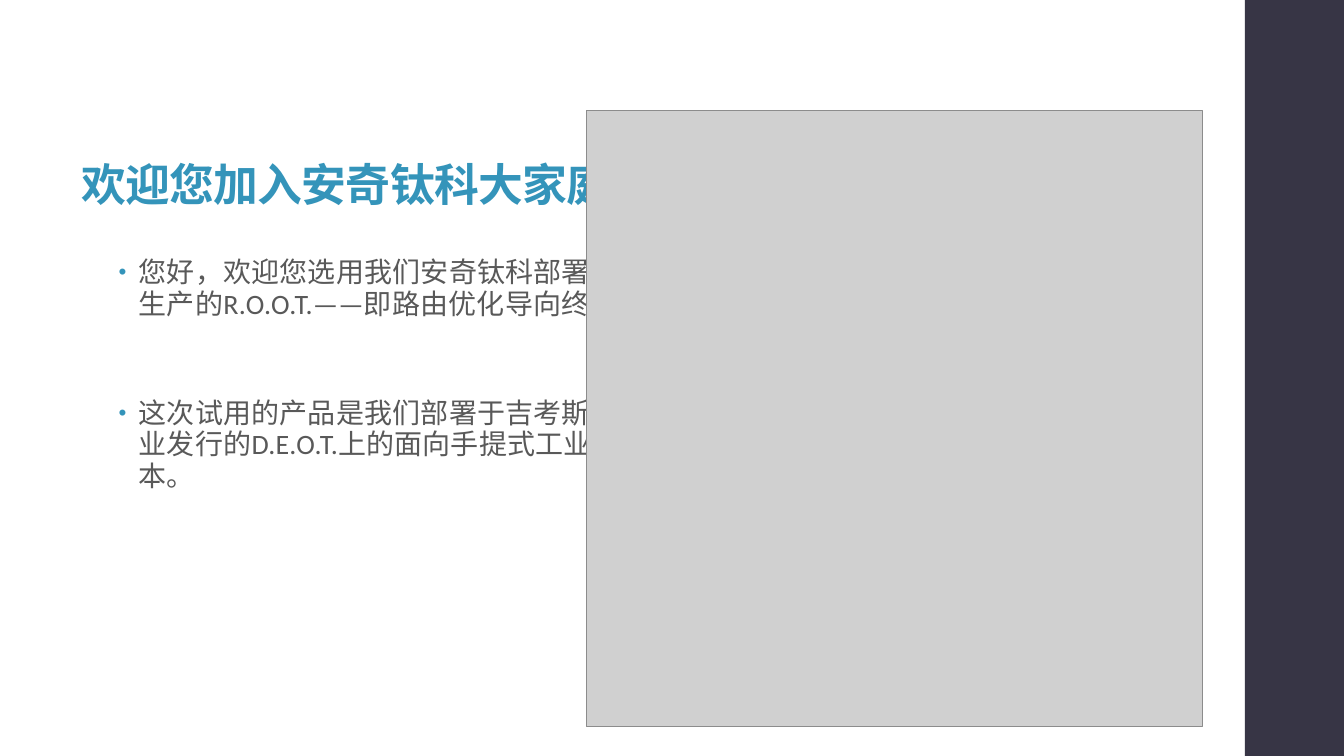
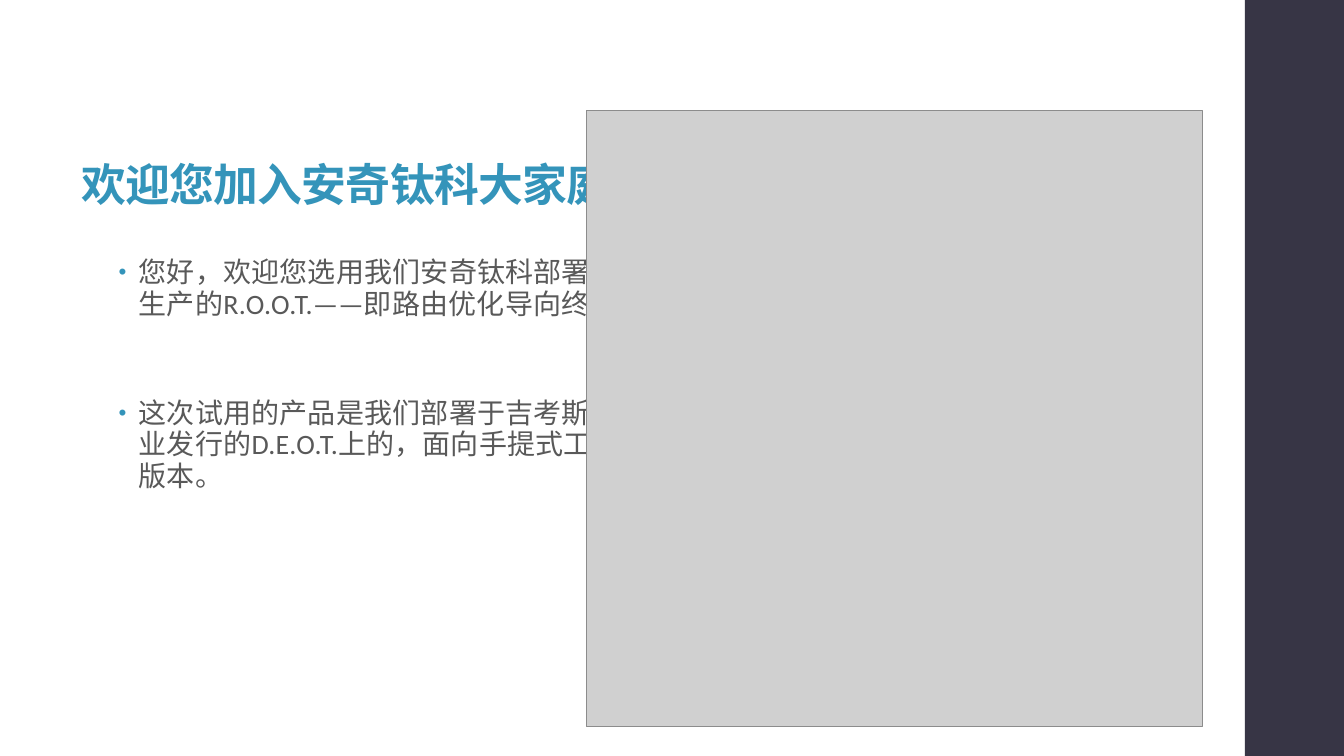
Before and after one commit to syx007/GamePlayGround, a slide deck: slide 2 of document/ROOT 操作指南.pptx. Drawn at 1344x756 pixels with LibreOffice and Linux fonts; fonts in the diff are those of the drawing; grey boxes stand for pictures. Boxes give left, top, right and bottom in pixels: in the first picture for what was removed or moved away, otherwise in the second. Text is boxed around its words. In the diff, an @@ line names an element or a change of style, - is before the commit and + after.

```diff
--- a/document/ROOT 操作指南.pptx
+++ b/document/ROOT 操作指南.pptx
@@ text at [139,395,620,488]: text changed @@
-• 这次试用的产品是我们部署于吉考斯工业发行的D.E.O.T.上的面向手提式工业版本。
+• 这次试用的产品是我们部署于吉考斯工业发行的D.E.O.T.上的，面向手提式工业版本。
```
Also in this commit, not shown: 10 other slides changed, 3 slides added, 1 slide removed.
